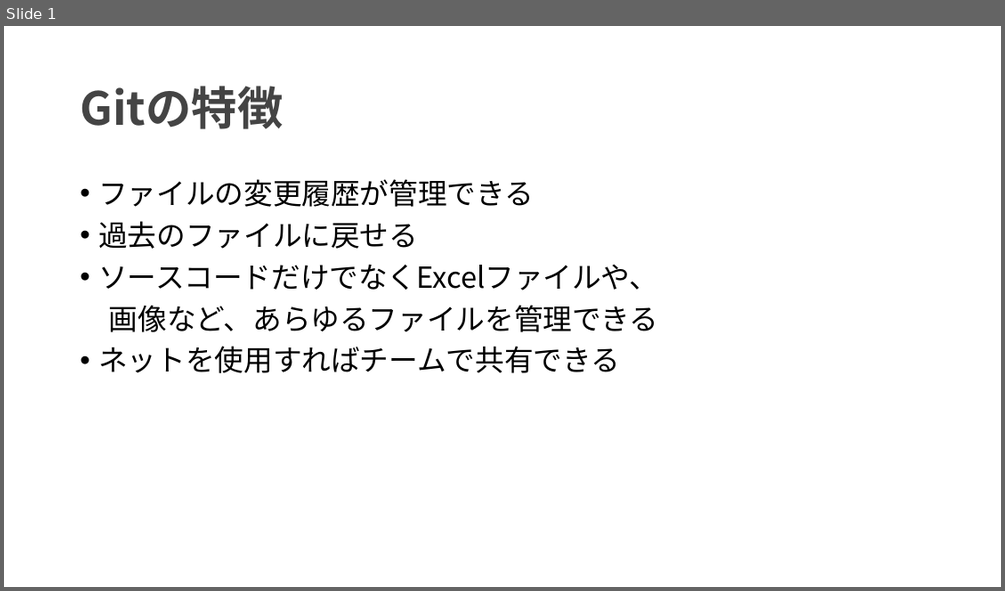
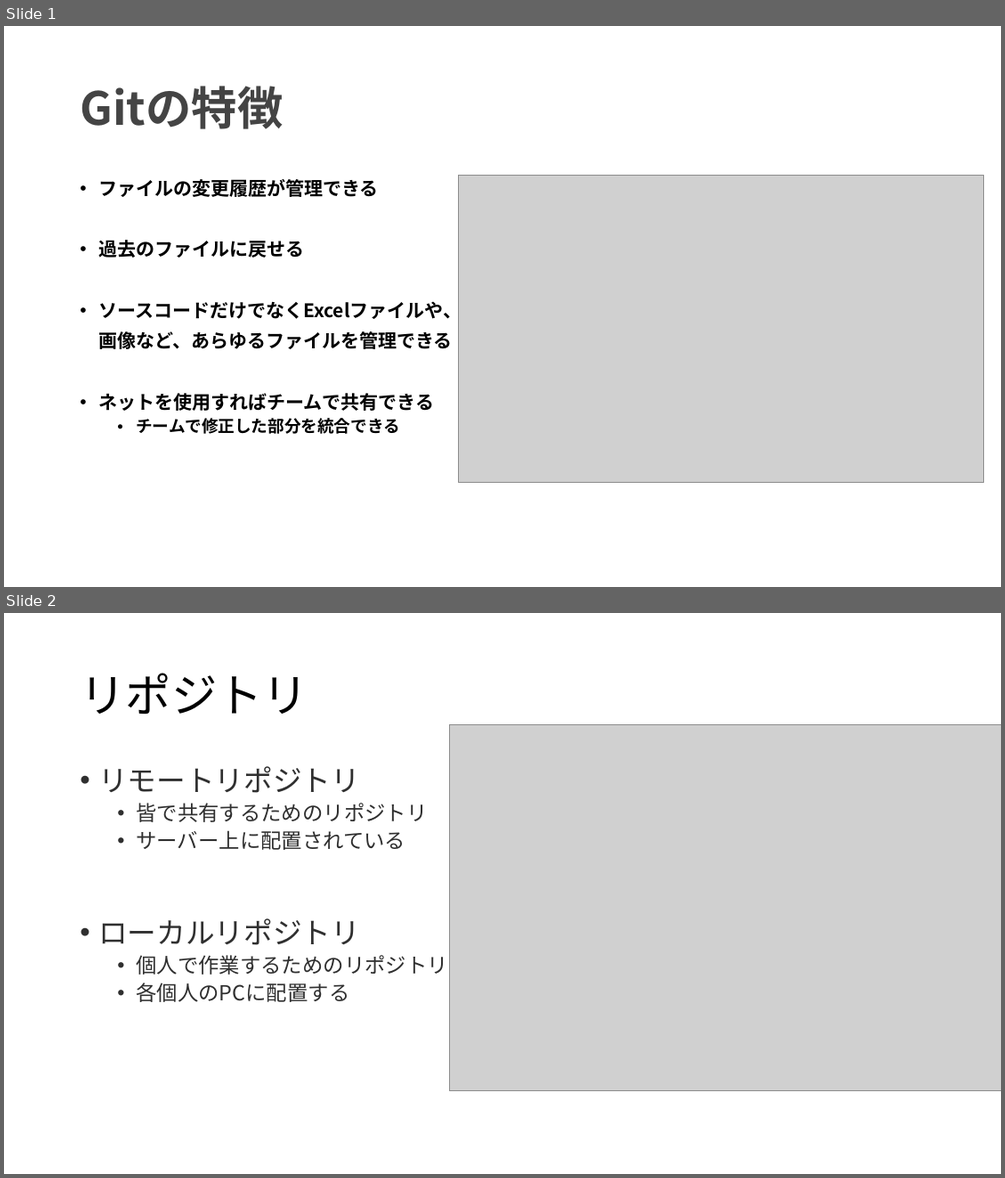
Before and after one commit to h-sasamura/test, a slide deck: Gitの特徴.pptx. Shown one above the other, each under a label of ours: slide 1 before the commit, slides 1 and 2 after it. The pictures are 1005x591 and 1005x1178 pixels, drawn with LibreOffice and Linux fonts; fonts in the diff are those of the drawing; grey boxes stand for pictures. Boxes give left, top, right and bottom in pixels: in the first picture for what was removed or moved away, otherwise in the second. Text is boxed around its words. In the diff, an @@ line names an element or a change of style, - is before the commit and + after.

```diff
--- a/Gitの特徴.pptx
+++ b/Gitの特徴.pptx
@@ slide 2 added at (4, 613, 1001, 1174), background #FFFFFF @@
@@ title added at (80, 673, 308, 714), 44 pt, text #000000 @@
+リポジトリ
@@ picture added at (449, 724, 1001, 1090) @@
@@ text added at (98, 766, 448, 1002), 20 pt, text #2F2F2F @@
+• リモートリポジトリ
+  • 皆で共有するためのリポジトリ
+  • サーバー上に配置されている
+• ローカルリポジトリ
+  • 個人で作業するためのリポジトリ
+  • 各個人のPCに配置する
@@ slide 1 changed as well @@
@@ text at (98, 179, 461, 410): size 28 to 18 pt, bold on in "ファイルの変更履歴が管理できる", "過去のファイルに戻せる", "ソースコードだけでなくExcelファイルや、", "画像など、あらゆるファイルを管理できる" and 1 more places @@
@@ picture added at (459, 176, 984, 483) @@
@@ text at (136, 418, 400, 434): paragraph added @@
+  • チームで修正した部分を統合できる
```
Also in this commit, not shown: 4 other slides added.
